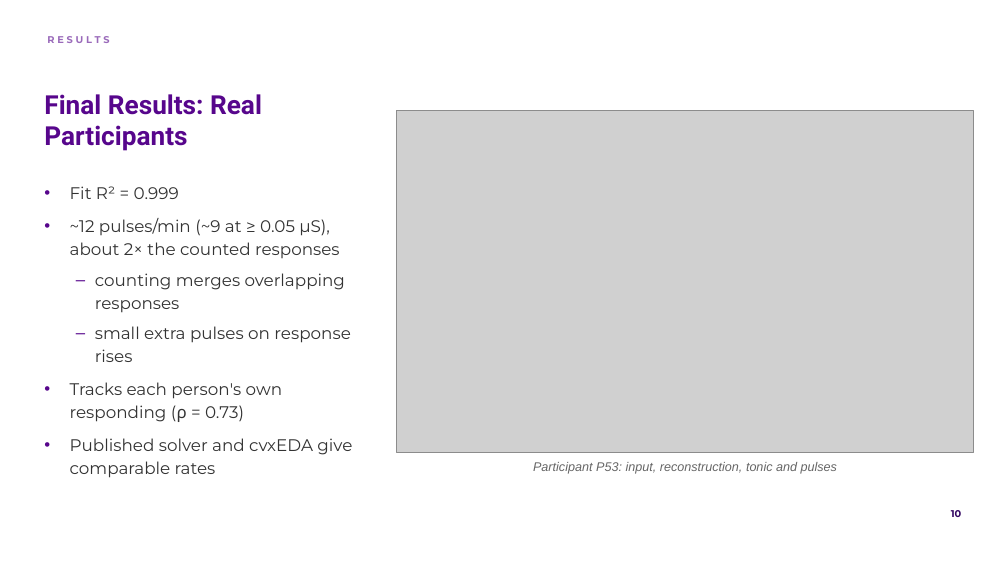
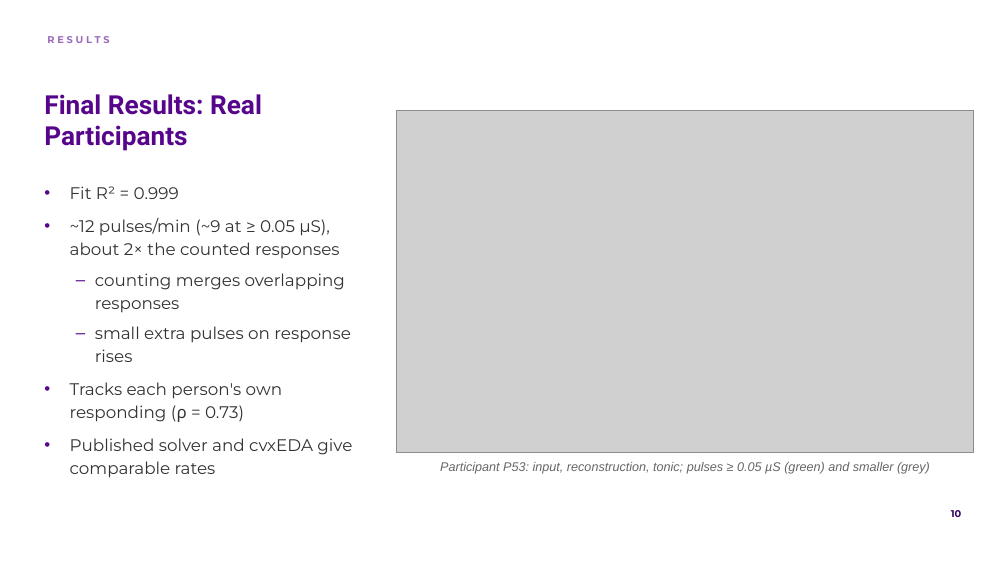
Before and after one commit to lefteriskomvopoulos/EmotionalArousal, a slide deck: slide 10 of report/slides/PHYSIO_slides.pptx. Drawn at 1008x567 pixels with LibreOffice and Linux fonts; fonts in the diff are those of the drawing; grey boxes stand for pictures; background and template pictures are left out. Boxes give left, top, right and bottom in pixels: in the first picture for what was removed or moved away, otherwise in the second. Text is boxed around its words. In the diff, an @@ line names an element or a change of style, - is before the commit and + after.

Commit message:
Fit-panel PDF, P53 pulse split, slider 0-10, caption fixes

```diff
--- a/report/slides/PHYSIO_slides.pptx
+++ b/report/slides/PHYSIO_slides.pptx
@@ text at box(440, 462, 930, 474): text changed @@
-Participant P53: input, reconstruction, tonic and pulses
+Participant P53: input, reconstruction, tonic; pulses ≥ 0.05 µS (green) and smaller (grey)
```
Also in this commit, not shown: 1 other slide changed, 10 other files.
